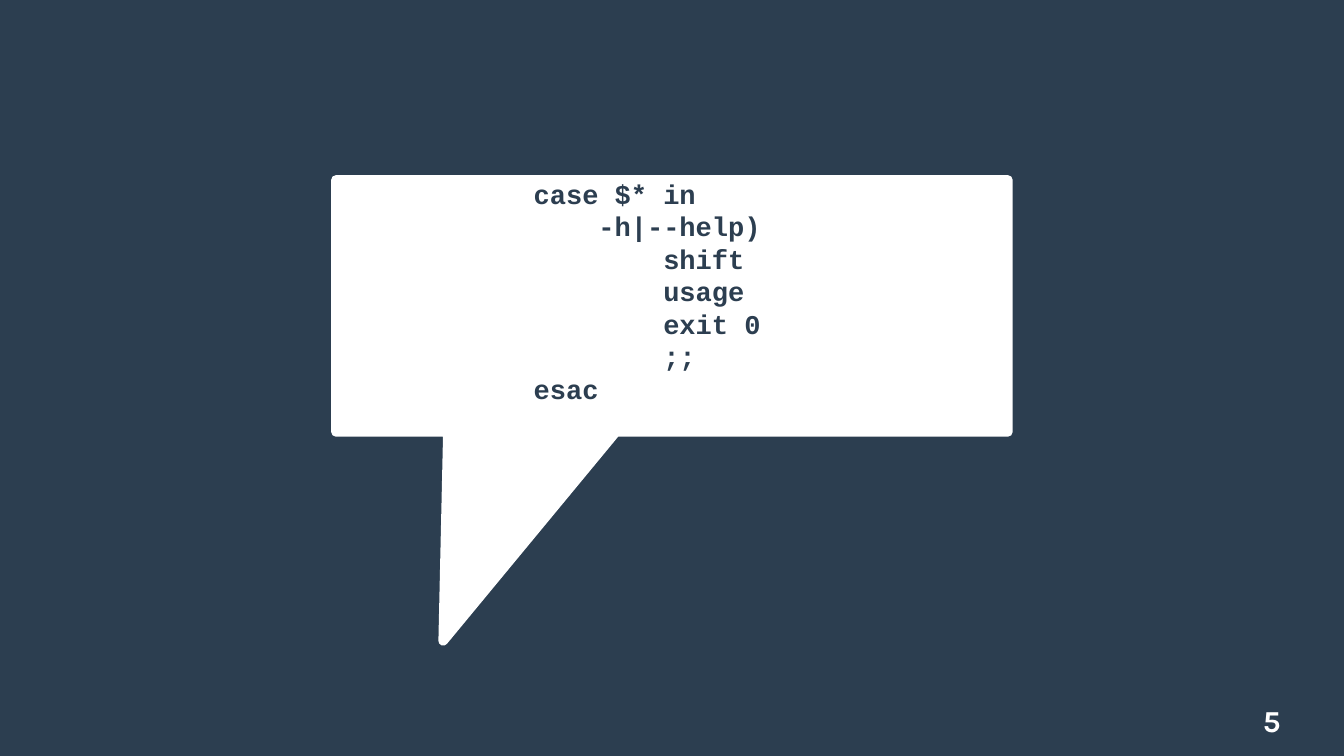
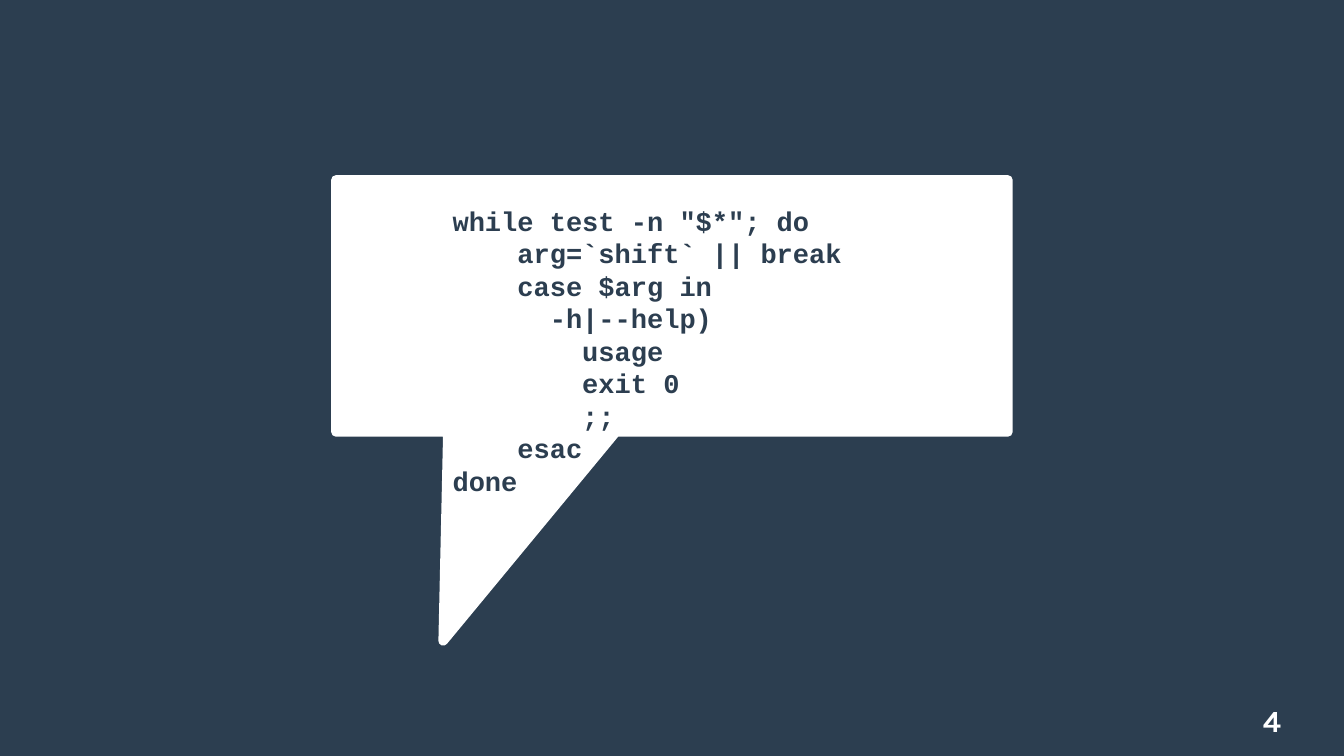
Before and after one commit to briankmatheson/sh-presentation, a slide deck: slide 4 of presentation.odp (slide 5 before the commit). Drawn at 1344x756 pixels with LibreOffice and Linux fonts; fonts in the diff are those of the drawing. Boxes give left, top, right and bottom in pixels: in the first picture for what was removed or moved away, otherwise in the second. Text is boxed around its words. In the diff, an @@ line names an element or a change of style, - is before the commit and + after.

```diff
--- a/presentation.odp
+++ b/presentation.odp
@@ title at [453,212,842,492]: text changed @@
-case $* in
--h|--help)
-shift
-usage
-exit 0
-;;
-esac
+while test -n "$*"; do
+arg=`shift` || break
+case $arg in
+-h|--help)
+usage
+exit 0
+;;
+esac
+done
@@ page number at [1263,712,1281,732]: text changed @@
-5
+4
```
Also in this commit, not shown: 4 other slides changed, 2 other files.
